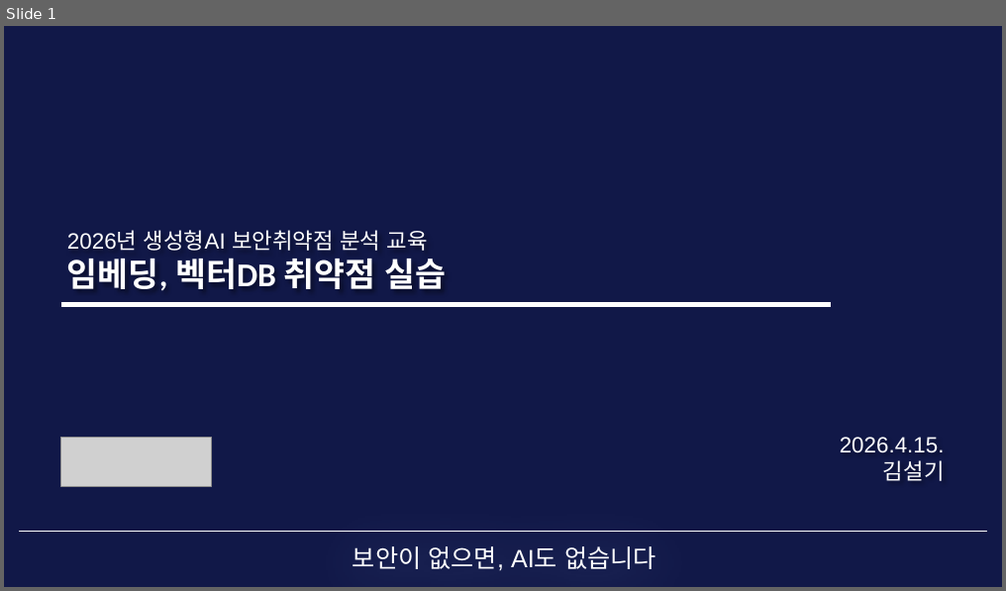
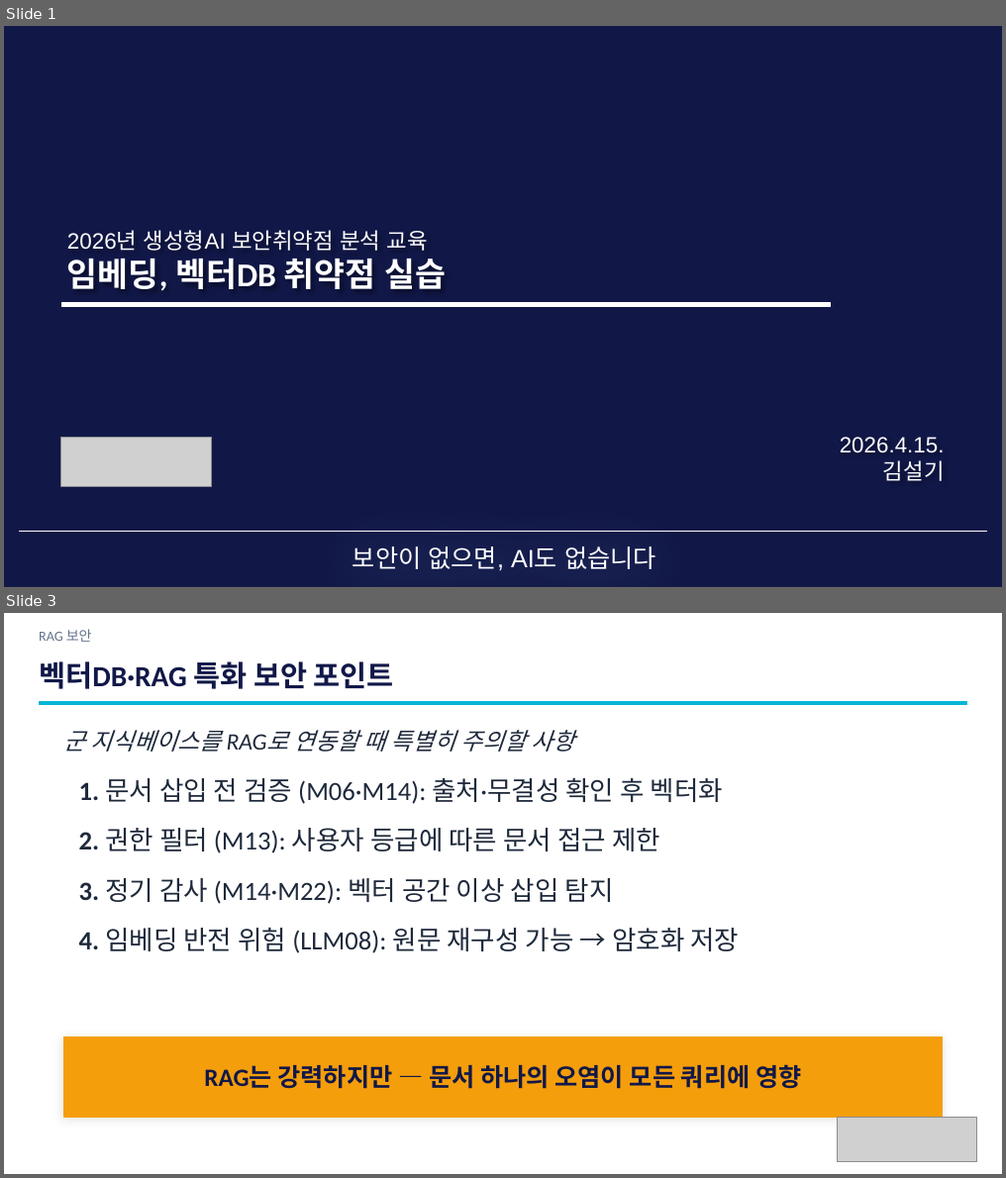
Before and after one commit to sulgik/security-workshop, a slide deck: ws01/class/3일차_4.pptx. Shown one above the other, each under a label of ours: slide 1 before the commit, slides 1 and 3 after it; the slides between them are not shown. The pictures are 1006x591 and 1006x1178 pixels, drawn with LibreOffice and Linux fonts; fonts in the diff are those of the drawing; grey boxes stand for pictures. Boxes give left, top, right and bottom in pixels: in the first picture for what was removed or moved away, otherwise in the second. Text is boxed around its words. In the diff, an @@ line names an element or a change of style, - is before the commit and + after.

```diff
--- a/ws01/class/3일차_4.pptx
+++ b/ws01/class/3일차_4.pptx
@@ slide 3 added at <box>4,613,1002,1174</box>, background #FFFFFF @@
@@ text added at <box>39,629,92,642</box>, 13.3 pt, text #64748B @@
+RAG 보안
@@ text added at <box>39,662,394,689</box>, 28 pt, text #111848, bold @@
+벡터DB·RAG 특화 보안 포인트
@@ rectangle added at <box>40,701,967,704</box>, fill #06B6D4, outline #06B6D4 1 pt @@
@@ text added at <box>63,730,575,752</box>, 22.7 pt, text #1E293B, italic @@
+군 지식베이스를 RAG로 연동할 때 특별히 주의할 사항
@@ text added at <box>79,778,723,804</box>, 25.3 pt, text #1E293B @@
+1. 문서 삽입 전 검증 (M06·M14): 출처·무결성 확인 후 벡터화
@@ text added at <box>79,828,660,854</box>, 25.3 pt, text #1E293B @@
+2. 권한 필터 (M13): 사용자 등급에 따른 문서 접근 제한
@@ text added at <box>79,878,614,904</box>, 25.3 pt, text #1E293B @@
+3. 정기 감사 (M14·M22): 벡터 공간 이상 삽입 탐지
@@ text added at <box>79,927,739,954</box>, 25.3 pt, text #1E293B @@
+4. 임베딩 반전 위험 (LLM08): 원문 재구성 가능 → 암호화 저장
@@ rectangle added at <box>63,1038,943,1118</box>, fill #F59E0B, outline #F59E0B 1 pt @@
@@ text added at <box>204,1064,801,1089</box>, 24 pt, text #111848, bold @@
+RAG는 강력하지만 — 문서 하나의 오염이 모든 쿼리에 영향
@@ picture added at <box>838,1117,977,1161</box> @@
```
Also in this commit, not shown: 2 other slides added, 1 slide removed, 6 other files.
